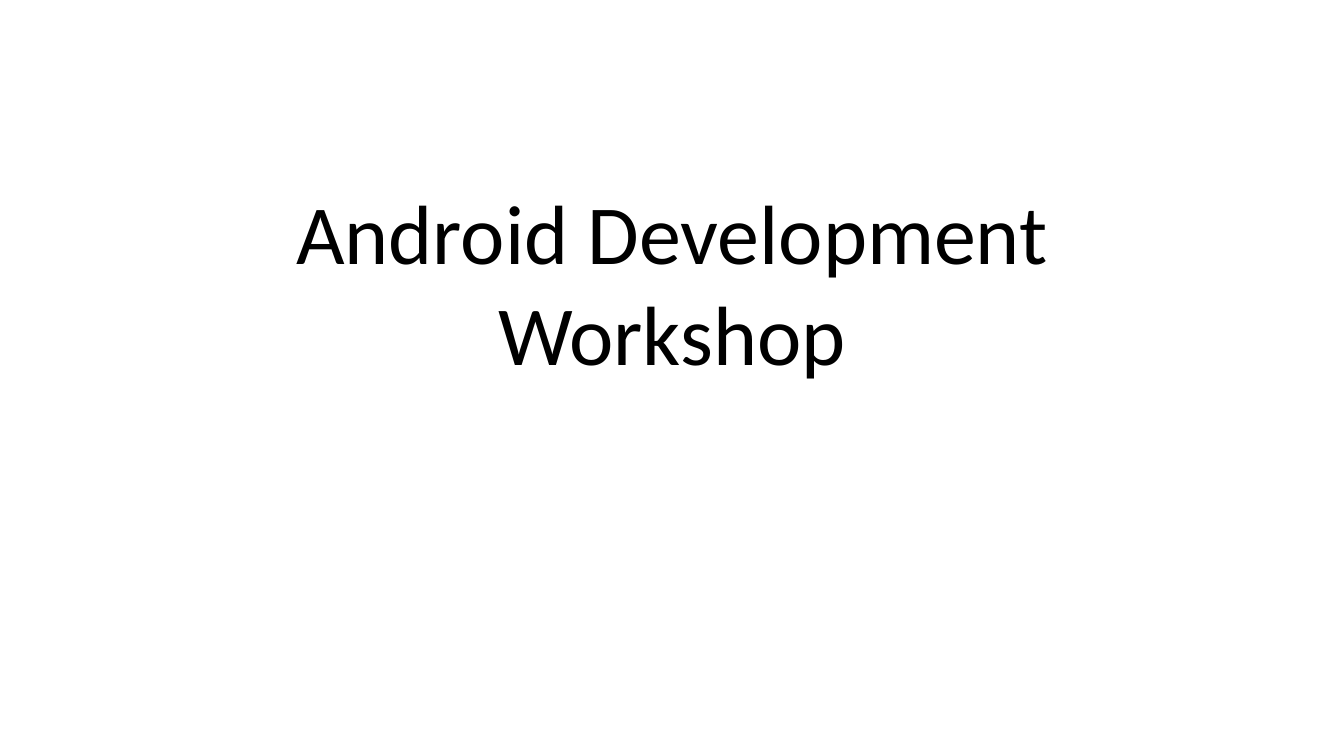
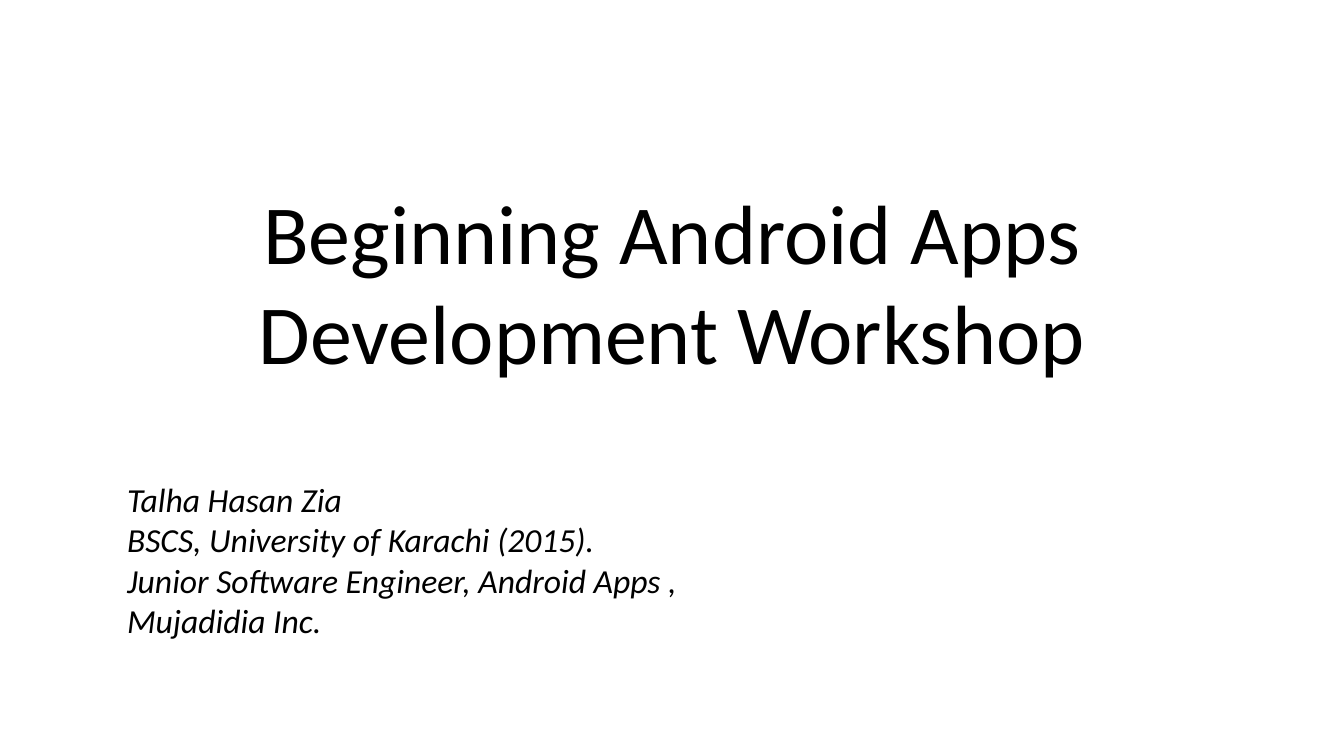
Before and after one commit to talhahasanzia/Android-Workshop, a slide deck: slide 1 of Presentation.pptx. Drawn at 1344x756 pixels with LibreOffice and Linux fonts; fonts in the diff are those of the drawing. Boxes give left, top, right and bottom in pixels: in the first picture for what was removed or moved away, otherwise in the second. Text is boxed around its words. In the diff, an @@ line names an element or a change of style, - is before the commit and + after.

```diff
--- a/Presentation.pptx
+++ b/Presentation.pptx
@@ text at (259, 205, 1085, 378): text changed @@
-Android Development Workshop
+Beginning Android Apps Development Workshop
@@ text added at (127, 488, 661, 639), 24 pt, text #000000, italic @@
+Talha Hasan Zia
+BSCS, University of Karachi (2015).
+Junior Software Engineer, Android Apps ,
+Mujadidia Inc.
```
Also in this commit, not shown: 6 other slides changed, 1 slide removed, 1 other file.
